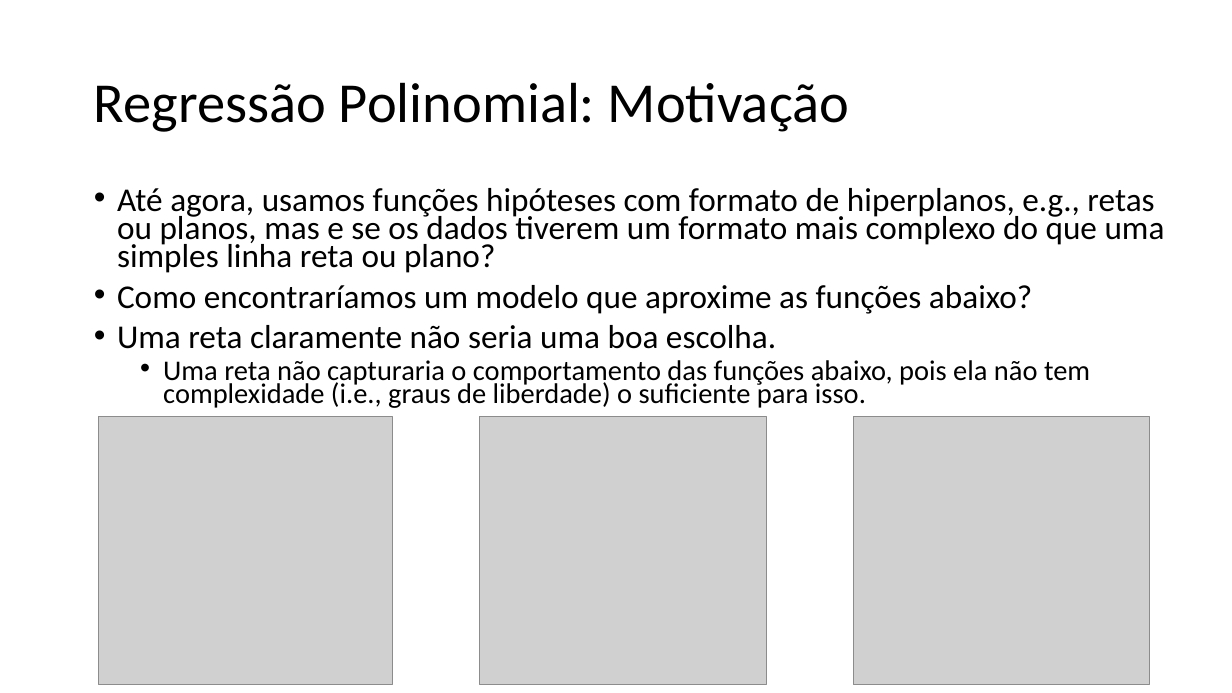
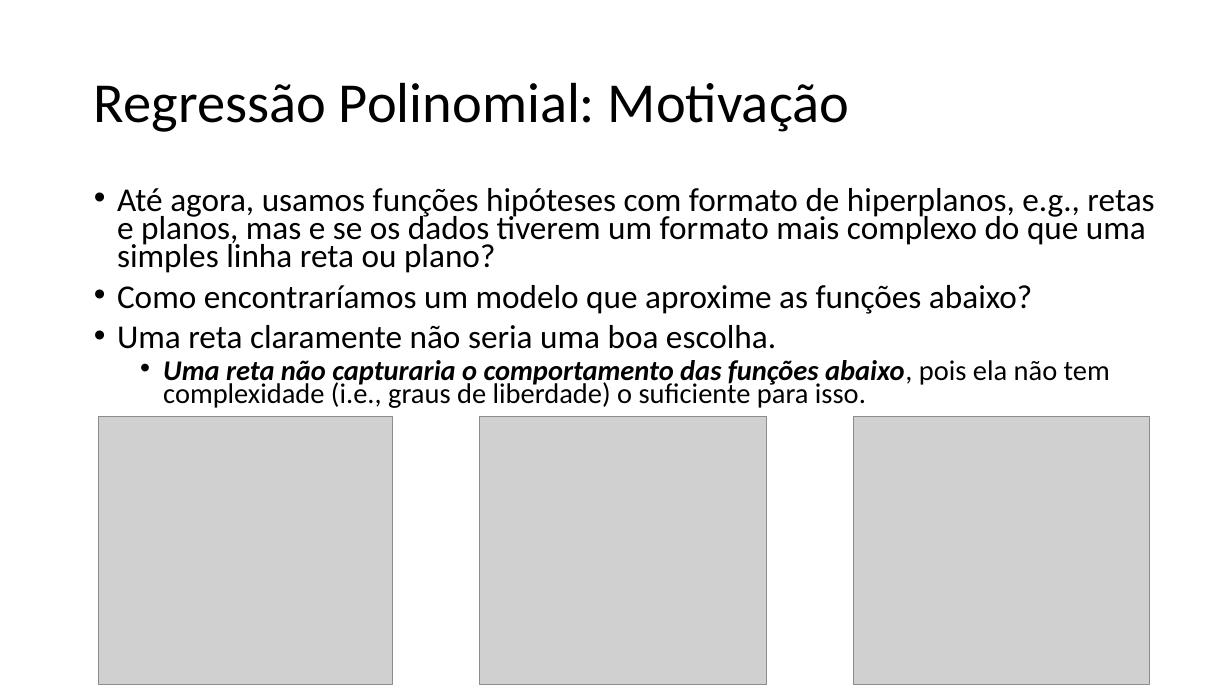
Before and after one commit to zz4fap/t319_aprendizado_de_maquina, a slide deck: slide 6 of slides/T319_Regressão_Linear (Parte IV).pptx. Drawn at 1232x693 pixels with LibreOffice and Linux fonts; fonts in the diff are those of the drawing; grey boxes stand for pictures. Boxes give left, top, right and bottom in pixels: in the first picture for what was removed or moved away, otherwise in the second. Text is boxed around its words. In the diff, an @@ line names an element or a change of style, - is before the commit and + after.

```diff
--- a/slides/T319_Regressão_Linear (Parte IV).pptx
+++ b/slides/T319_Regressão_Linear (Parte IV).pptx
@@ text at (117, 188, 1154, 273): text changed @@
-• Até agora, usamos funções hipóteses com formato de hiperplanos, e.g., retas ou planos, mas e se os dados tiverem um formato mais complexo do que uma simples linha reta ou plano?
+• Até agora, usamos funções hipóteses com formato de hiperplanos, e.g., retas e planos, mas e se os dados tiverem um formato mais complexo do que uma simples linha reta ou plano?
@@ text at (163, 360, 1110, 408): bold on, italic on in "Uma reta não capturaria o comportamento das ..." @@
```
Also in this commit, not shown: 3 other slides changed, 3 other files.
